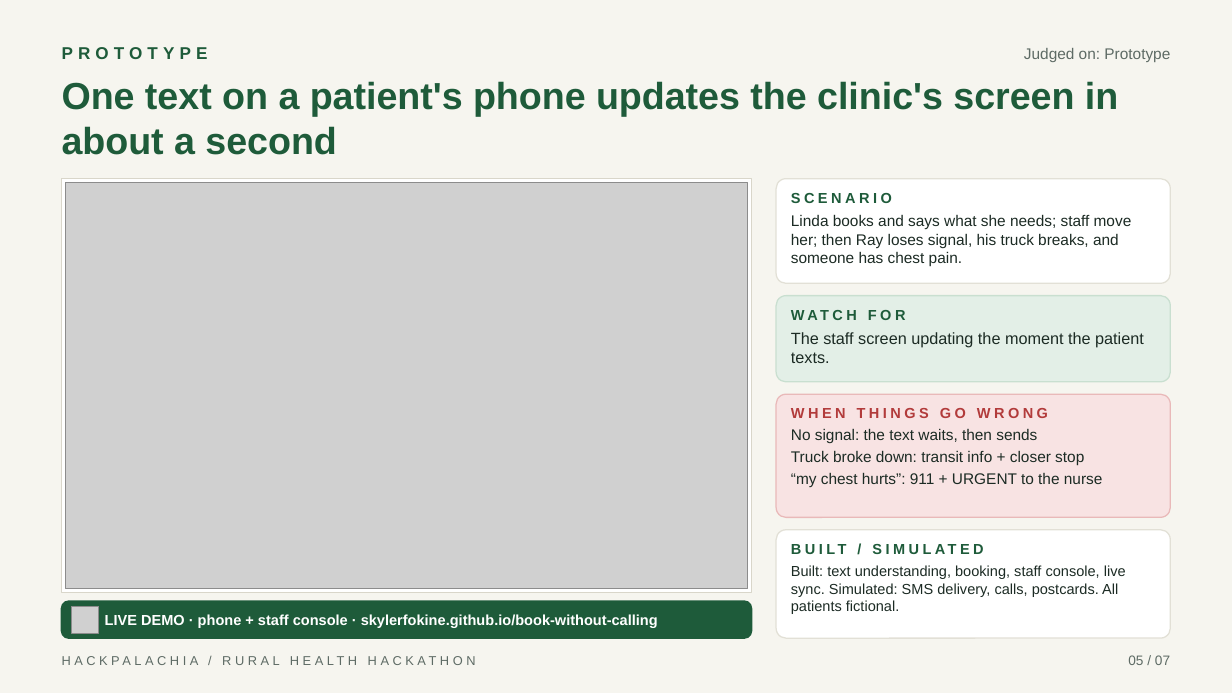
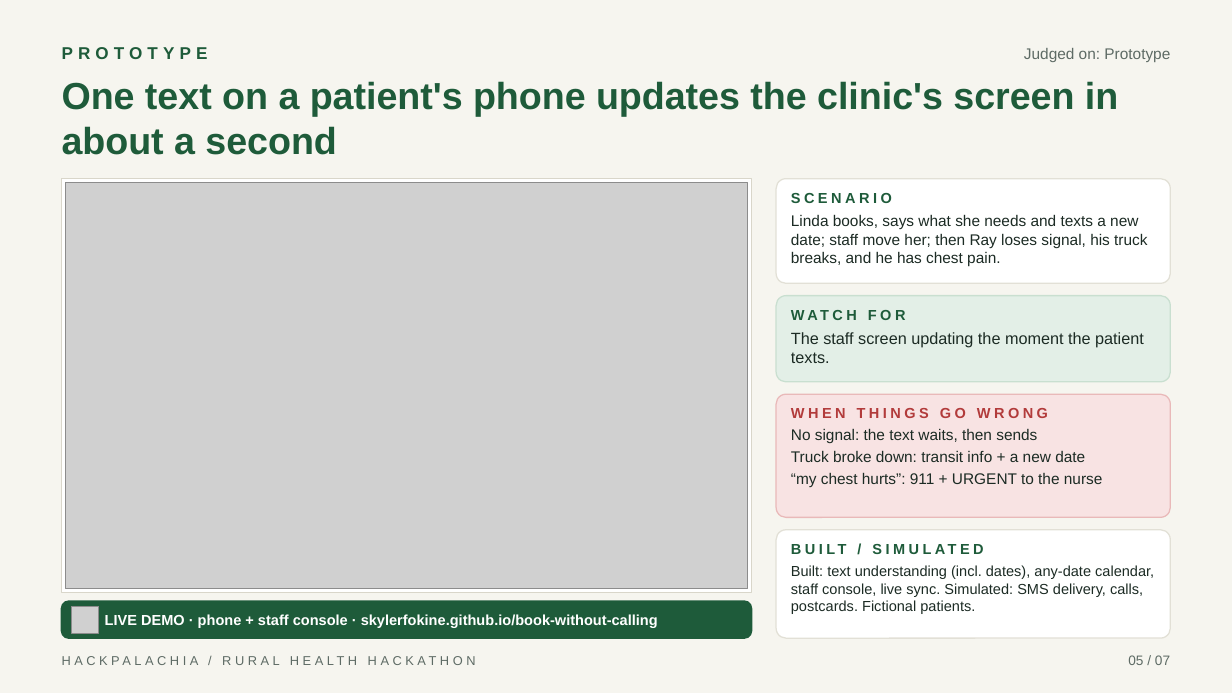
Before and after one commit to skylerfokine/book-without-calling, a slide deck: slide 5 of pitch/Book_Without_Calling_Pitch.pptx. Drawn at 1232x693 pixels with LibreOffice and Linux fonts; fonts in the diff are those of the drawing; grey boxes stand for pictures. Boxes give left, top, right and bottom in pixels: in the first picture for what was removed or moved away, otherwise in the second. Text is boxed around its words. In the diff, an @@ line names an element or a change of style, - is before the commit and + after.

```diff
--- a/pitch/Book_Without_Calling_Pitch.pptx
+++ b/pitch/Book_Without_Calling_Pitch.pptx
@@ text at (791,214,1147,267): text changed @@
-Linda books and says what she needs; staff move her; then Ray loses signal, his truck breaks, and someone has chest pain.
+Linda books, says what she needs and texts a new date; staff move her; then Ray loses signal, his truck breaks, and he has chest pain.
@@ text at (791,450,1085,462): text changed @@
-Truck broke down: transit info + closer stop
+Truck broke down: transit info + a new date
@@ text at (791,565,1154,614): text changed @@
-Built: text understanding, booking, staff console, live sync. Simulated: SMS delivery, calls, postcards. All patients fictional.
+Built: text understanding (incl. dates), any-date calendar, staff console, live sync. Simulated: SMS delivery, calls, postcards. Fictional patients.
```
Also in this commit, not shown: 1 other slide changed, 1 other file.
